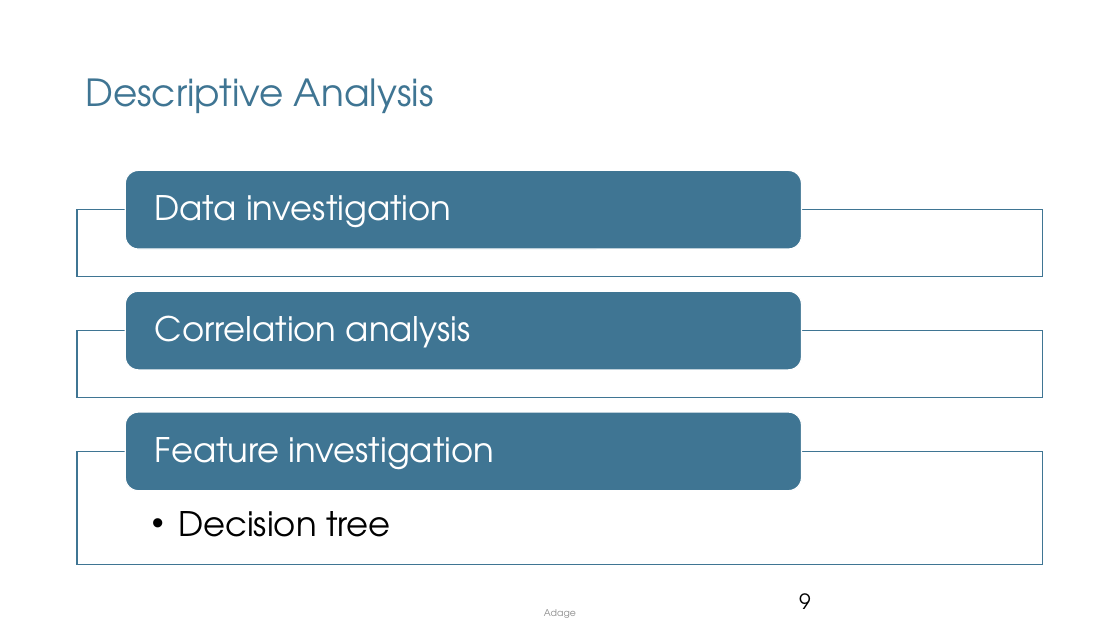
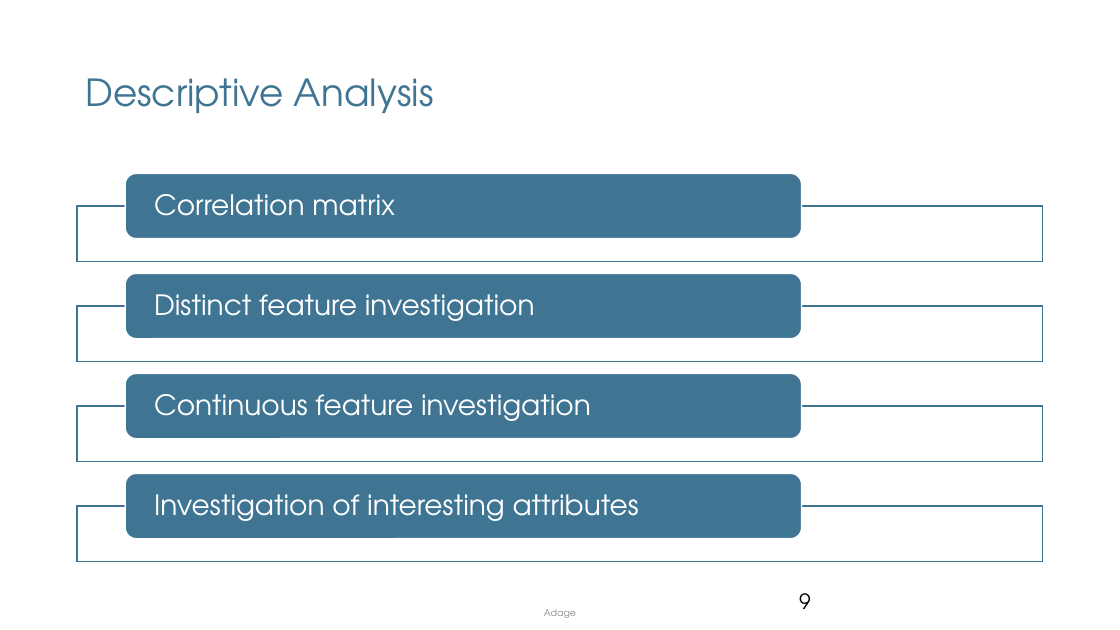
Before and after one commit to mnikolop/case2-IBM-HR, a slide deck: slide 9 of presentations/Deliverable.pptx. Drawn at 1120x630 pixels with LibreOffice and Linux fonts; fonts in the diff are those of the drawing; background and template pictures are left out. Boxes give left, top, right and bottom in pixels: in the first picture for what was removed or moved away, otherwise in the second. Text is boxed around its words. In the diff, an @@ line names an element or a change of style, - is before the commit and + after.

```diff
--- a/presentations/Deliverable.pptx
+++ b/presentations/Deliverable.pptx
@@ rounded rectangle: place and size @@
-rounded rectangle at [125,171,802,250]
+rounded rectangle at [125,174,802,239]
@@ rectangle: place and size @@
-rectangle at [77,210,1044,277]
+rectangle at [77,206,1044,261]
@@ text at [154,194,394,216]: text changed; size 29 to 24 pt @@
-Correlation analysis
+Correlation matrix
@@ text removed at [155,195,451,228] @@
-Data investigation
@@ rounded rectangle: place and size @@
-rounded rectangle at [125,292,802,371]
+rounded rectangle at [125,274,802,339]
@@ rectangle: place and size @@
-rectangle at [77,331,1044,398]
+rectangle at [77,306,1044,361]
@@ rounded rectangle: place and size @@
-rounded rectangle at [125,413,802,492]
+rounded rectangle at [125,374,802,439]
@@ text at [154,394,591,421]: text changed; size 29 to 24 pt @@
-Feature investigation
+Continuous feature investigation
@@ rectangle: place and size @@
-rectangle at [77,451,1044,565]
+rectangle at [77,506,1044,561]
@@ group added at [77,294,1044,539]: 2 texts, 1 rectangle, 1 rounded rectangle @@
+Distinct feature investigation
+Investigation of interesting attributes
@@ text removed at [178,511,391,537] @@
-  • Decision tree
```
Also in this commit, not shown: 2 other slides changed, 7 slides added, 5 slides removed, 3 other files.
